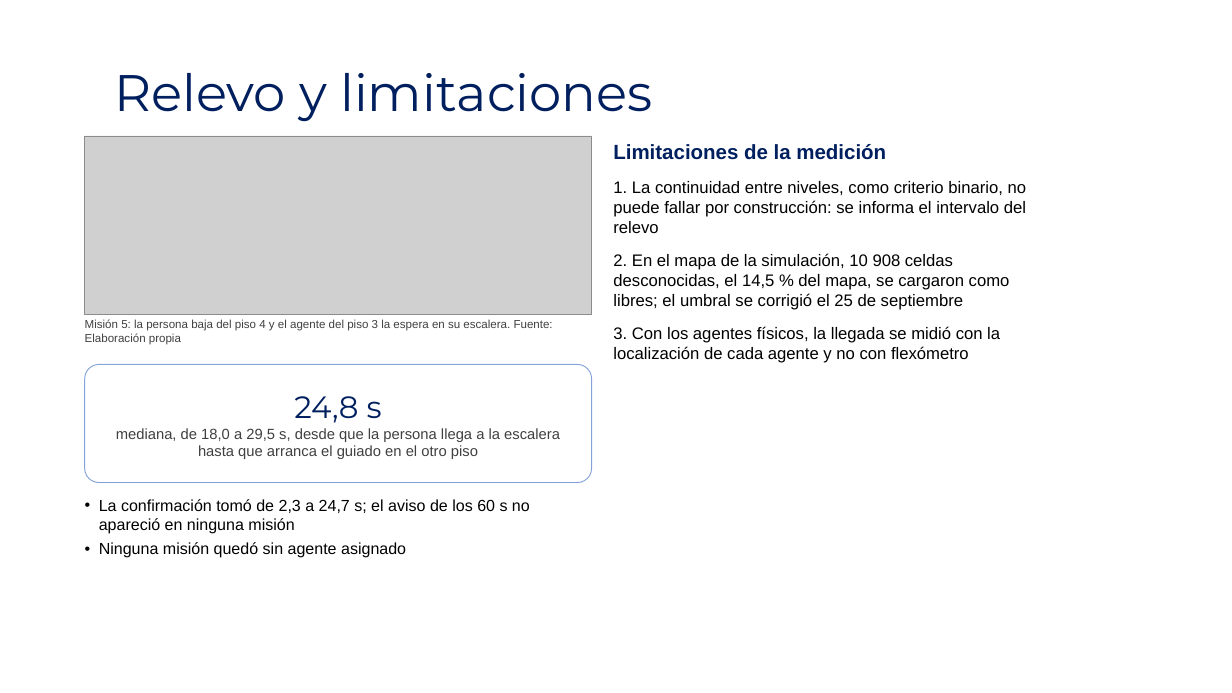
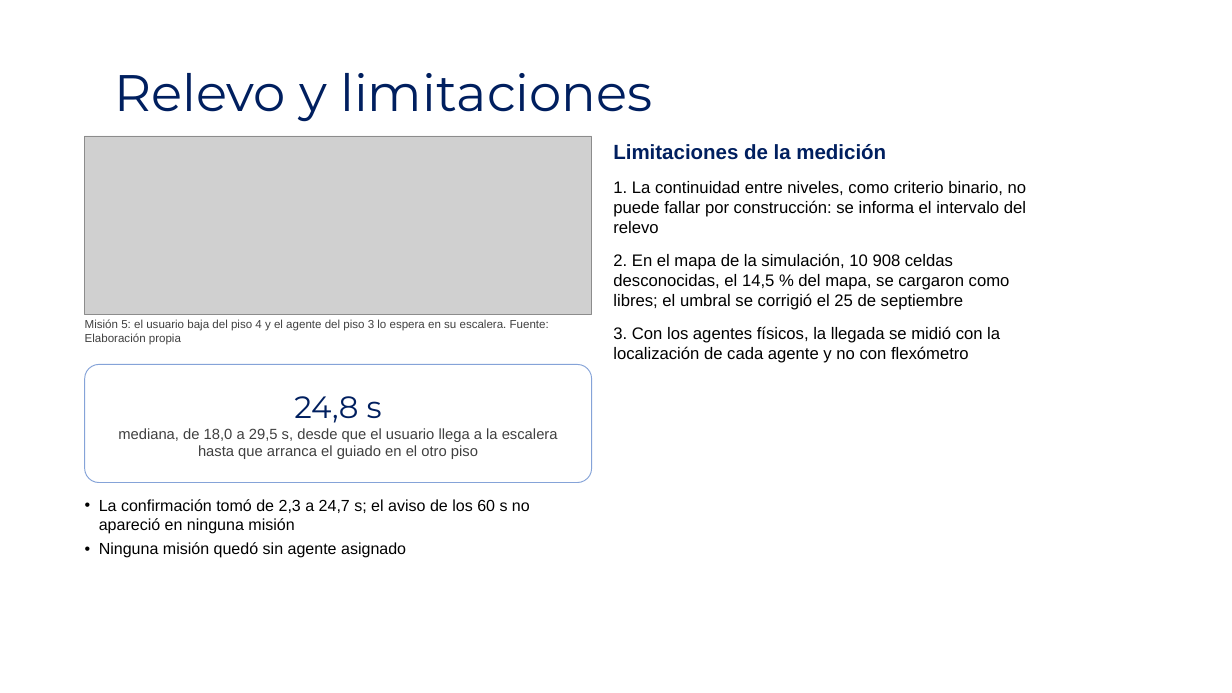
Before and after one commit to shdeza12/Collaborative-Mobile-Robot-System-for-Indoor-Navigation-Assistance-in-Multi-Level-Environments, a slide deck: slide 31 of Documentos/Presentacion/Presustentacion.pptx. Drawn at 1232x693 pixels with LibreOffice and Linux fonts; fonts in the diff are those of the drawing; grey boxes stand for pictures; background and template pictures are left out. Boxes give left, top, right and bottom in pixels: in the first picture for what was removed or moved away, otherwise in the second. Text is boxed around its words. In the diff, an @@ line names an element or a change of style, - is before the commit and + after.

Commit message:
El documento y la presentación dicen «el usuario» y «piso», y la tabla de términos queda en el repositorio
- Documento recortado: «el usuario» en lugar de «la persona» y «el visitante», y «piso» en lugar de «planta» y «nivel». Se conservan los objetivos oficiales, la métrica de continuidad entre niveles, las personas que no son el usuario y la planta como plano. Ninguna cifra cambia, y sigue en 80 páginas.
- El glosario define al usuario, y el resumen y el abstract dicen lo mismo.
- Versión larga: «el usuario» y «piso» en sus capítulos propios; «vehículo» y «nivel» siguen hasta fundirla con la recortada.
- Presentación y figura de topología con los mismos términos.
- Documentos/TERMINOS.md: la tabla de términos, lo que se conserva, dónde aplica y cómo comprobarlo. Entra al índice de guías, al plan, a la cronología y al sitio, que también trae las definiciones.
- generar_semanas.py aplica «piso» y deja intactas las citas entre comillas.

```diff
--- a/Documentos/Presentacion/Presustentacion.pptx
+++ b/Documentos/Presentacion/Presustentacion.pptx
@@ text at box(85, 319, 549, 345): text changed @@
-Misión 5: la persona baja del piso 4 y el agente del piso 3 la espera en su escalera. Fuente: Elaboración propia
+Misión 5: el usuario baja del piso 4 y el agente del piso 3 lo espera en su escalera. Fuente: Elaboración propia
@@ text in rounded rectangle at box(118, 428, 558, 459): text changed @@
-mediana, de 18,0 a 29,5 s, desde que la persona llega a la escalera hasta que arranca el guiado en el otro piso
+mediana, de 18,0 a 29,5 s, desde que el usuario llega a la escalera hasta que arranca el guiado en el otro piso
```
Also in this commit, not shown: 6 other slides changed, 36 other files.
